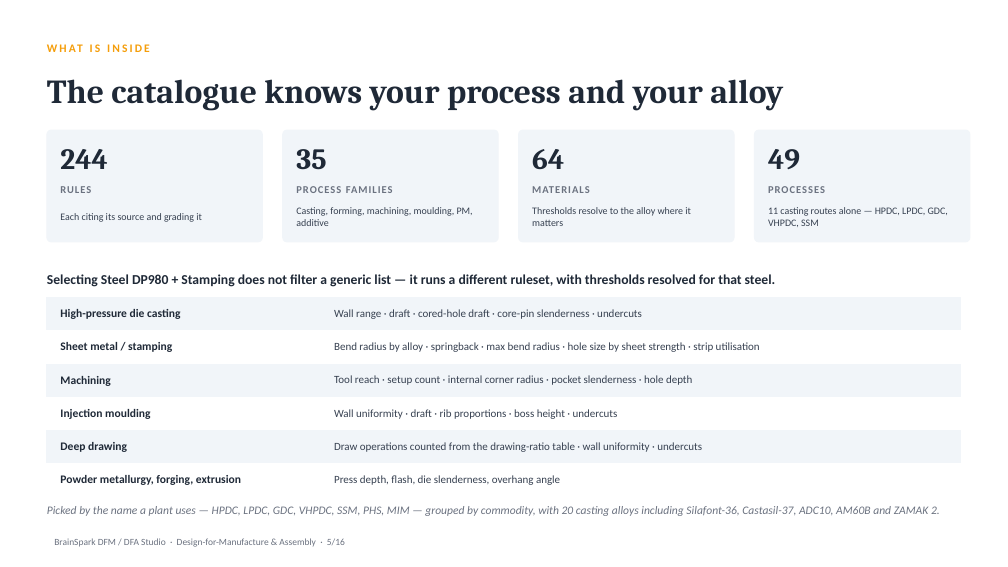
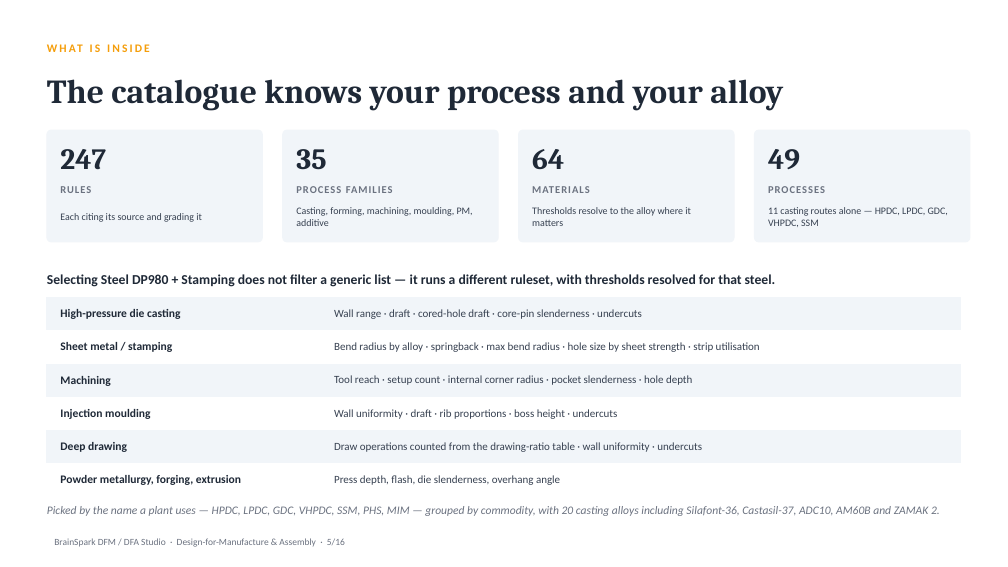
Before and after one commit to bhosaleavinash546/leamington-marathi, a slide deck: slide 6 of BrainSpark_DFM_DFA_Studio_Director.pptx. Drawn at 1008x567 pixels with LibreOffice and Linux fonts; fonts in the diff are those of the drawing. Boxes give left, top, right and bottom in pixels: in the first picture for what was removed or moved away, otherwise in the second. Text is boxed around its words. In the diff, an @@ line names an element or a change of style, - is before the commit and + after.

```diff
--- a/BrainSpark_DFM_DFA_Studio_Director.pptx
+++ b/BrainSpark_DFM_DFA_Studio_Director.pptx
@@ text at [60, 149, 106, 169]: text changed @@
-244
+247
```
Also in this commit, not shown: 3 other slides changed, 10 other files.
